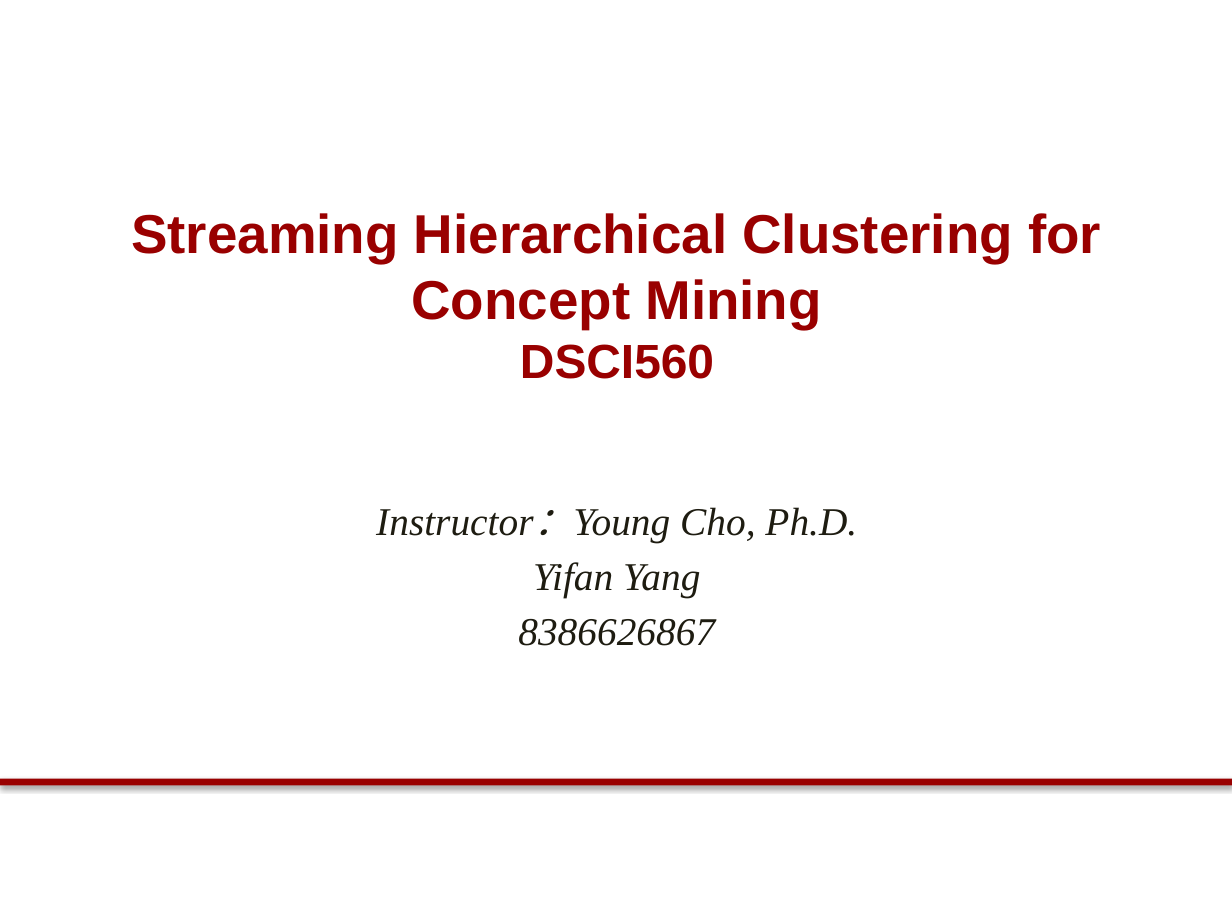
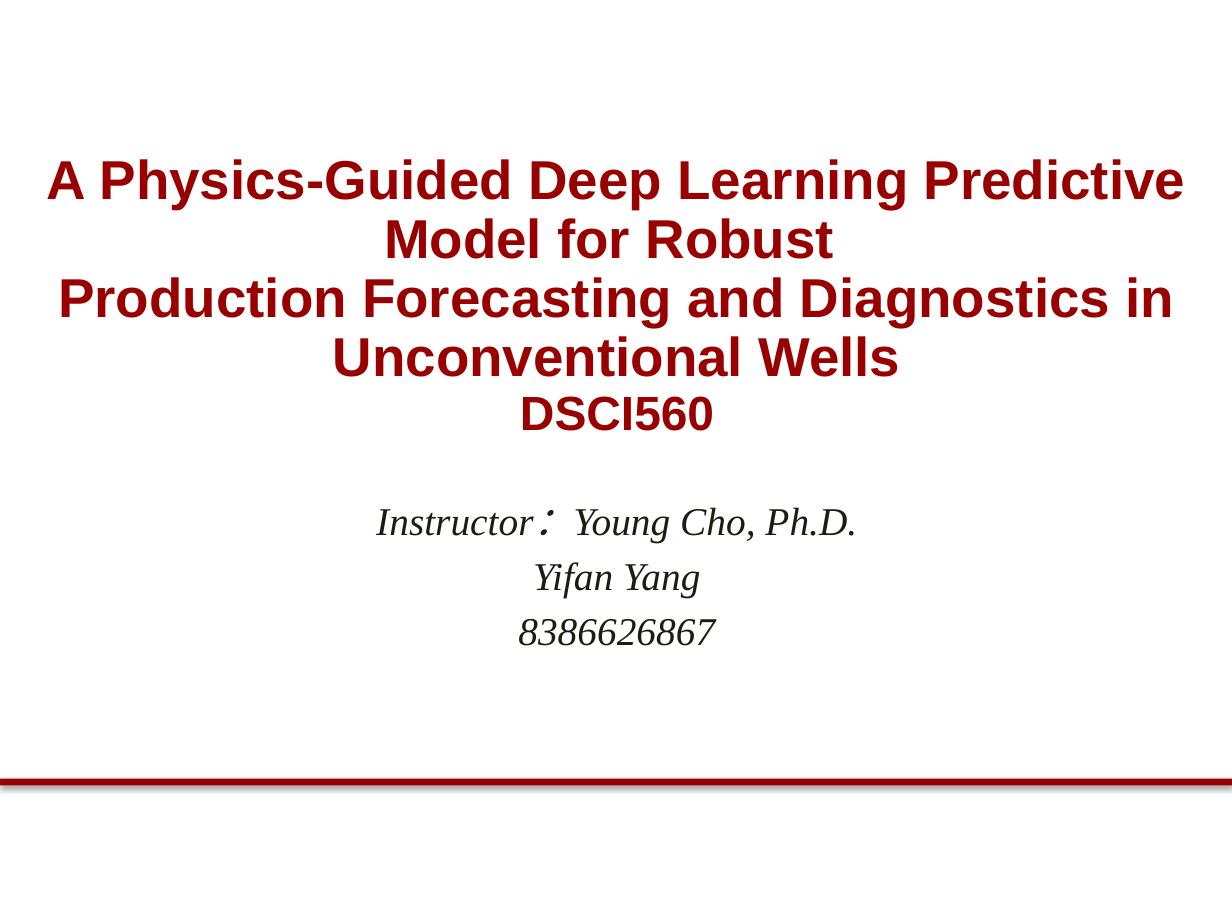
Before and after one commit to rayford295/DSCI560, a slide deck: slide 1 of DSCI560_Yifan Yang_Streaming Hierarchical.pptx. Drawn at 1232x924 pixels with LibreOffice and Linux fonts; fonts in the diff are those of the drawing; background and template pictures are left out. Boxes give left, top, right and bottom in pixels: in the first picture for what was removed or moved away, otherwise in the second. Text is boxed around its words. In the diff, an @@ line names an element or a change of style, - is before the commit and + after.

```diff
--- a/DSCI560_Yifan Yang_Streaming Hierarchical.pptx
+++ b/DSCI560_Yifan Yang_Streaming Hierarchical.pptx
@@ text at (x1=47, y1=159, x2=1186, y2=377): text changed @@
-Streaming Hierarchical Clustering for Concept Mining
+A Physics-Guided Deep Learning Predictive Model for Robust
+Production Forecasting and Diagnostics in Unconventional Wells
@@ text at (x1=520, y1=396, x2=714, y2=431): line spacing 1 to 0.9 @@
```
Also in this commit, not shown: 2 other slides changed, 2 slides added, 3 slides removed, 1 other file.
